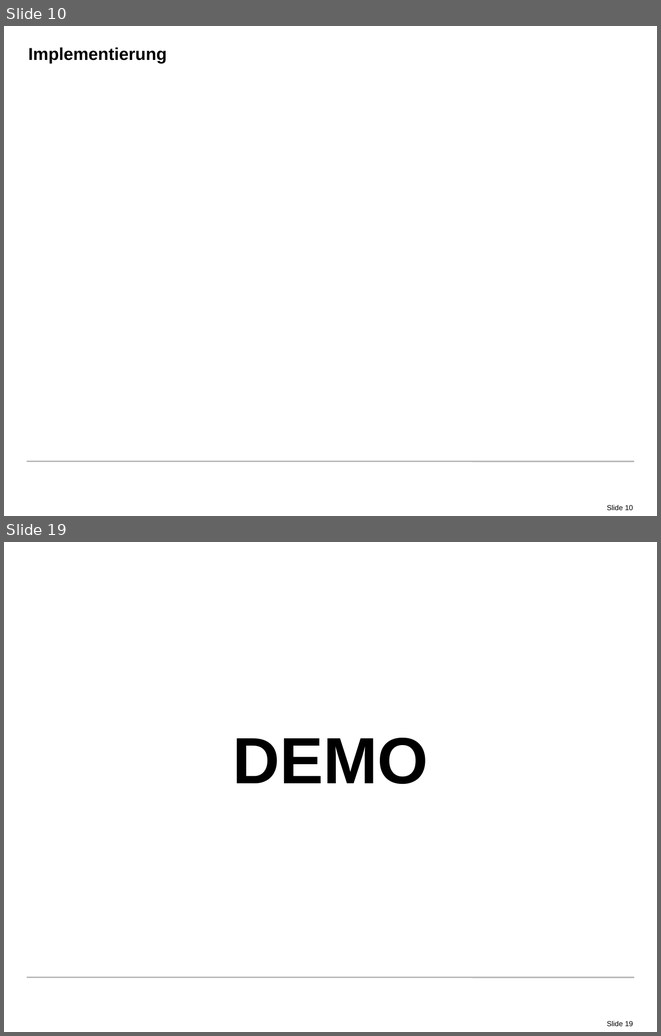
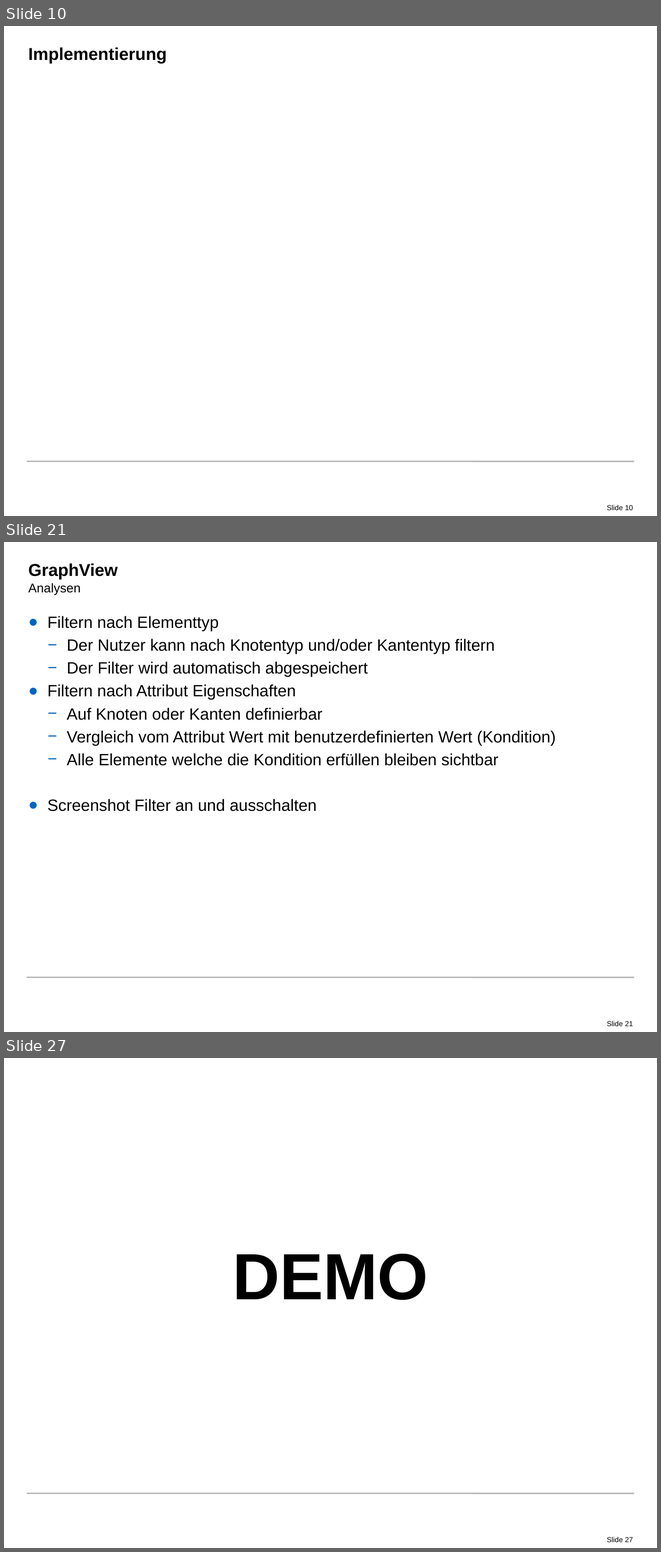
Before and after one commit to radke-tum/idp, a slide deck: pssif/doc/PSSIF.pptx. Shown one above the other, each under a label of ours: slides 10 and 19 before the commit, slides 10, 21 and 27 after it; the slides between them are not shown. The pictures are 661x1036 and 661x1552 pixels, drawn with LibreOffice and Linux fonts; fonts in the diff are those of the drawing; background and template pictures are left out. Boxes give left, top, right and bottom in pixels: in the first picture for what was removed or moved away, otherwise in the second. Text is boxed around its words. In the diff, an @@ line names an element or a change of style, - is before the commit and + after.

```diff
--- a/pssif/doc/PSSIF.pptx
+++ b/pssif/doc/PSSIF.pptx
@@ slide 21 added at (x1=4, y1=542, x2=657, y2=1032), background #FFFFFF; not listed: 2 template elements that a slide beside it also shows @@
@@ title added at (x1=28, y1=563, x2=118, y2=595), 19 pt, text #000000, bold @@
+GraphView
+Analysen
@@ text added at (x1=47, y1=616, x2=556, y2=811), 18 pt, text #000000 @@
+● Filtern nach Elementtyp
+  − Der Nutzer kann nach Knotentyp und/oder Kantentyp filtern
+  − Der Filter wird automatisch abgespeichert
+● Filtern nach Attribut Eigenschaften
+  − Auf Knoten oder Kanten definierbar
+  − Vergleich vom Attribut Wert mit benutzerdefinierten Wert (Kondition)
+  − Alle Elemente welche die Kondition erfüllen bleiben sichtbar
+● Screenshot Filter an und ausschalten
@@ what was slide 19 is now slide 27 @@
@@ page number at (x1=607, y1=1537, x2=633, y2=1542): text changed @@
-Slide 19
+Slide 27
```
Also in this commit, not shown: 8 slides changed, 12 other slides added, 4 slides removed.
